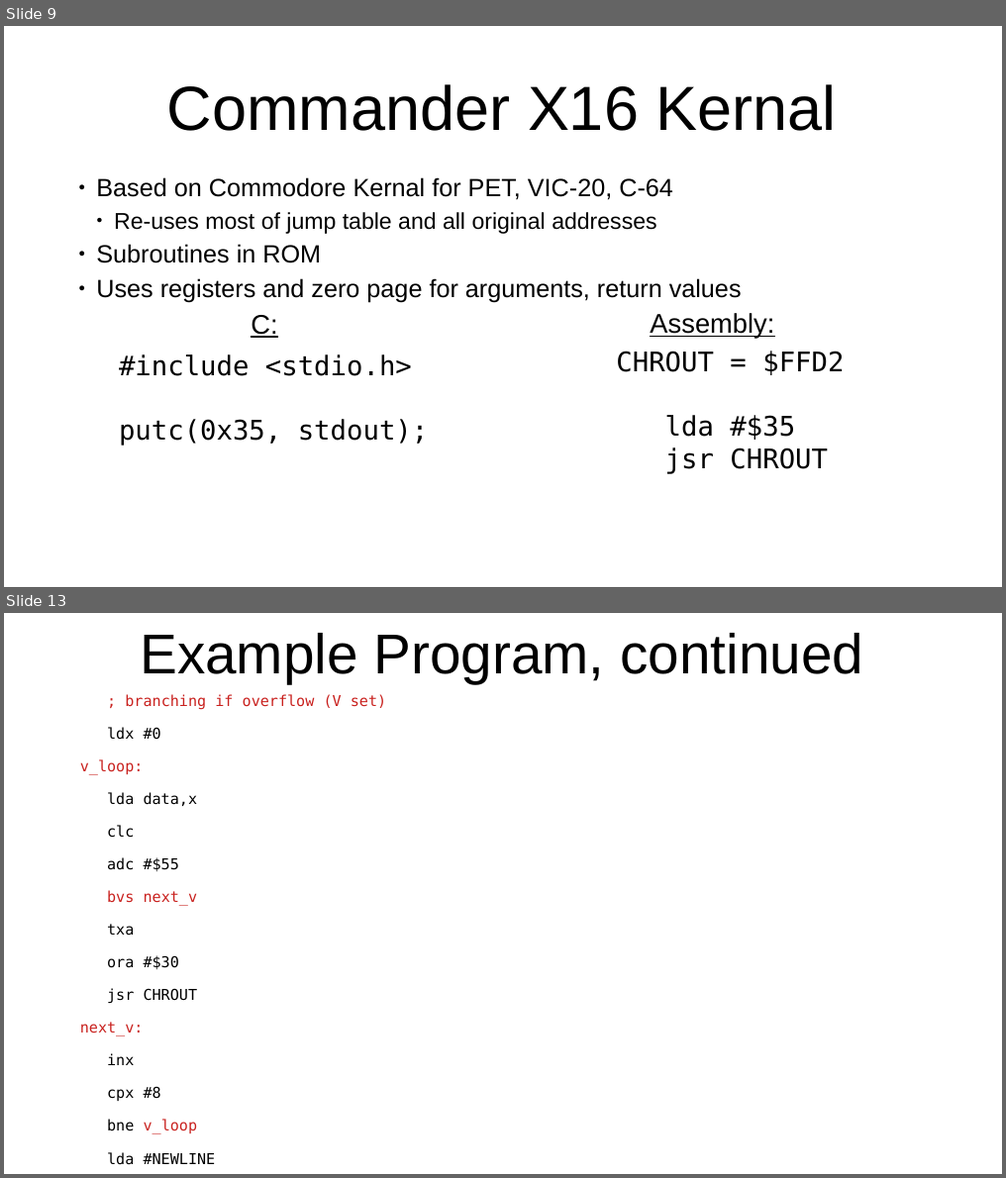
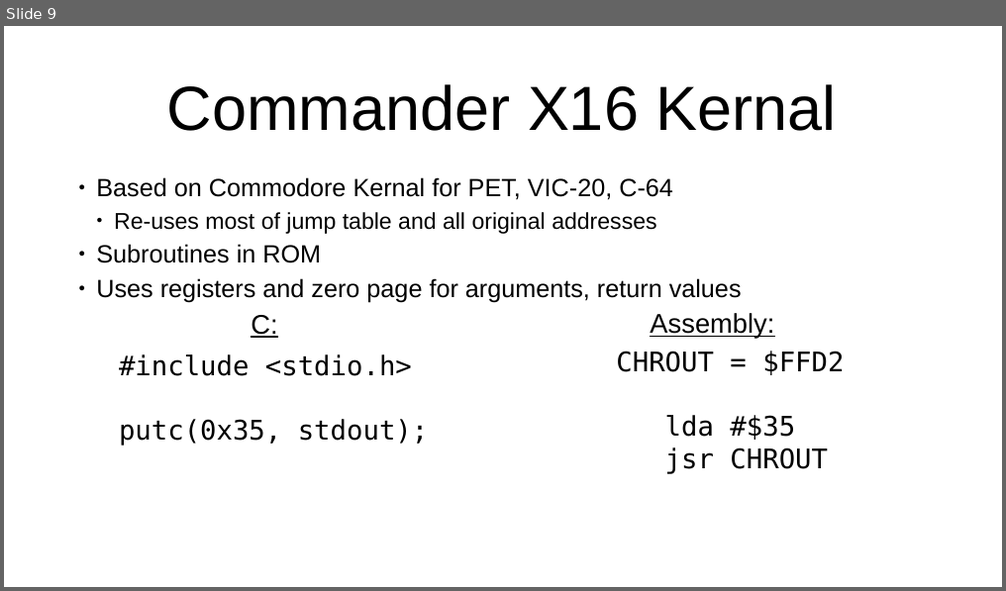
Before and after one commit to SlithyMatt/x16-assembly-tutorial, a slide deck: Lesson3/Lesson3.odp. Shown one above the other, each under a label of ours: slides 9 and 13 before the commit, slide 9 after it; the slides between them are not shown. The pictures are 1006x1178 and 1006x591 pixels, drawn with LibreOffice and Linux fonts; fonts in the diff are those of the drawing. Boxes give left, top, right and bottom in pixels: in the first picture for what was removed or moved away, otherwise in the second. Text is boxed around its words. In the diff, an @@ line names an element or a change of style, - is before the commit and + after.

```diff
--- a/Lesson3/Lesson3.odp
+++ b/Lesson3/Lesson3.odp
@@ slide 13 removed at [4, 613, 1002, 1174], background #FFFFFF @@
@@ title removed at [140, 633, 863, 684] @@
-Example Program, continued
@@ text removed at [80, 694, 386, 1165] @@
-; branching if overflow (V set)
-ldx #0
-v_loop:
-lda data,x
-clc
-adc #$55
-bvs next_v
-txa
-ora #$30
-jsr CHROUT
-next_v:
-inx
-cpx #8
-bne v_loop
-lda #NEWLINE
-jsr CHROUT
-rts
```
Also in this commit, not shown: 7 slides changed, 2 slides added, 3 other slides removed, 2 other files.
